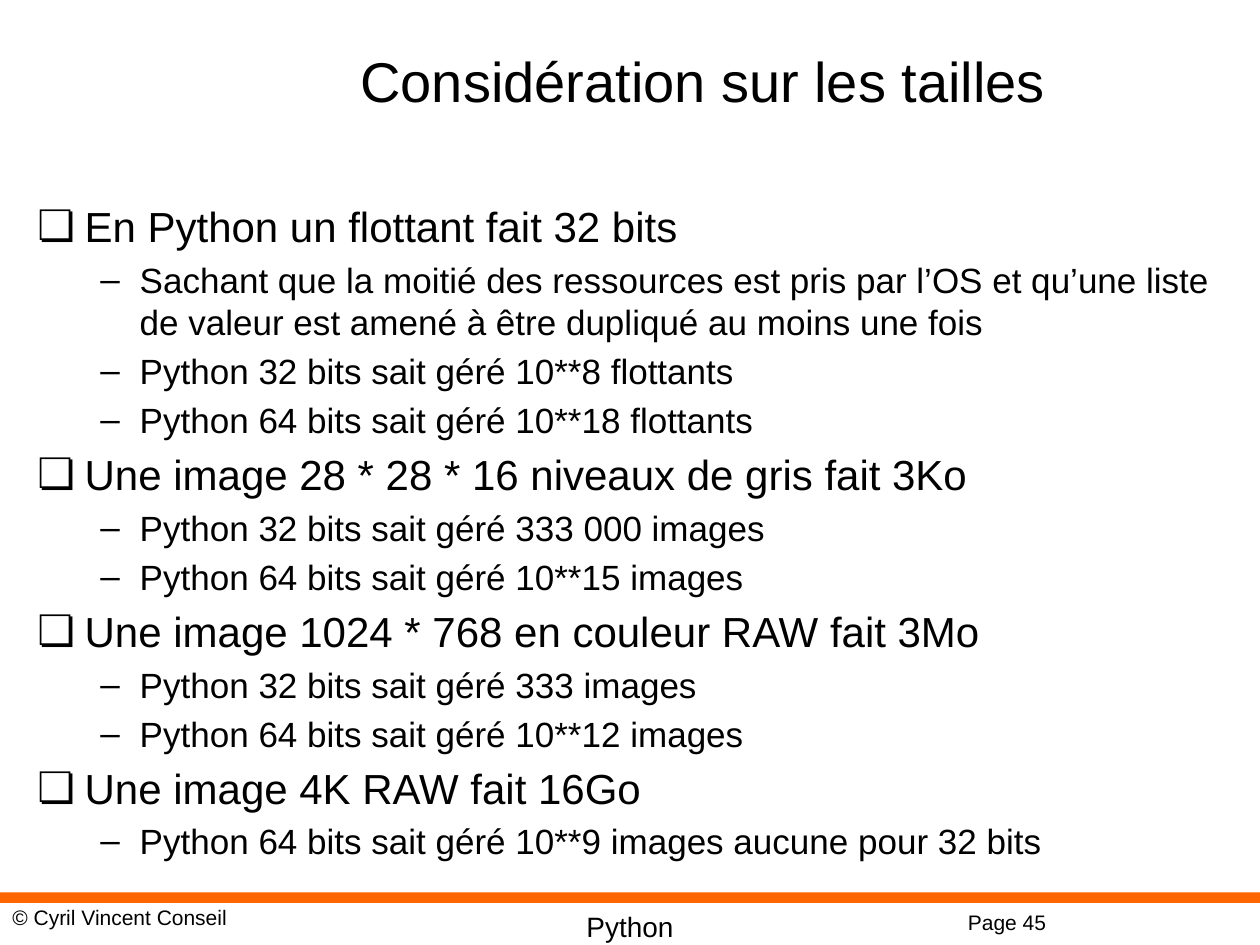
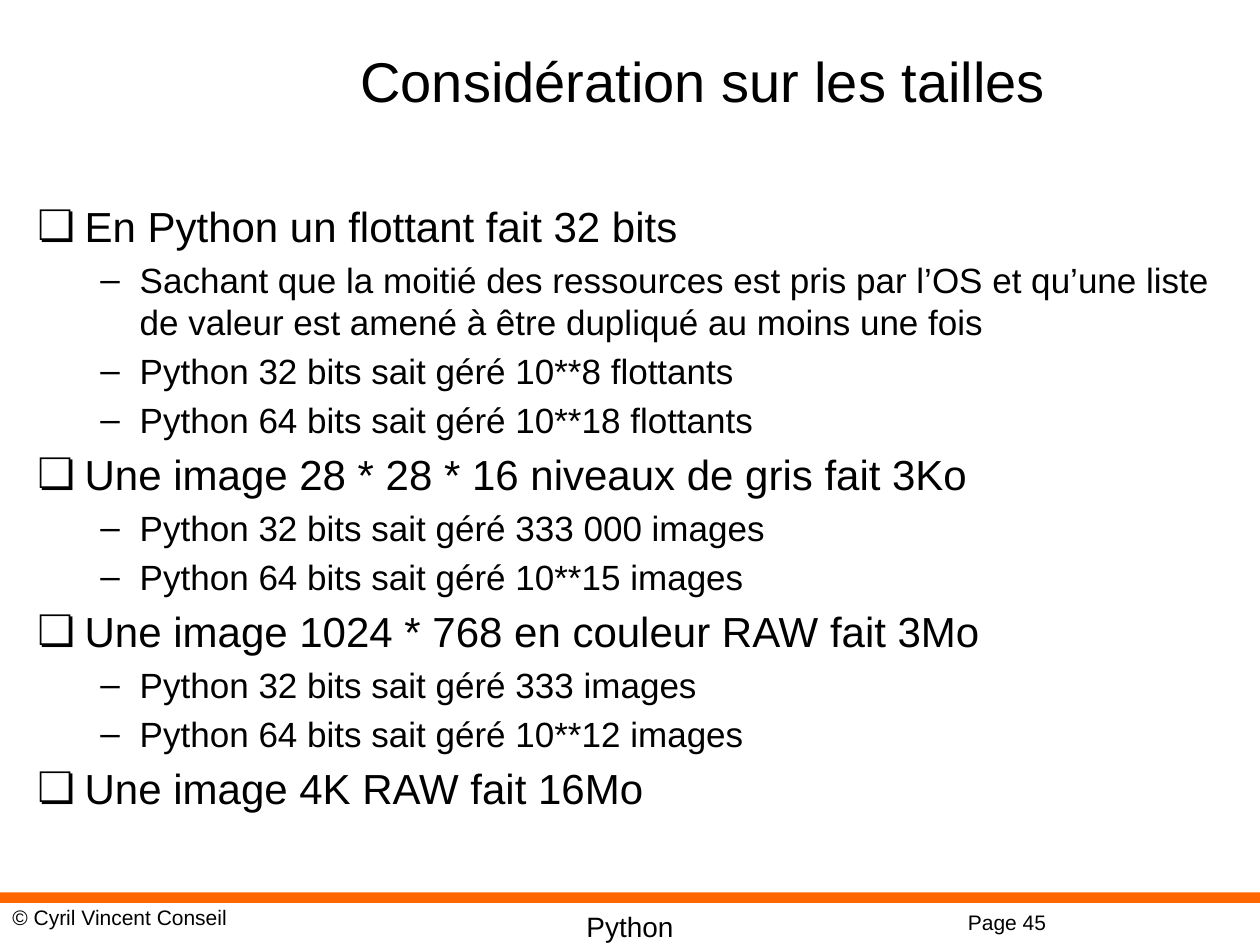
Before and after one commit to cyrilvincent/ML, a slide deck: slide 45 of PPT/MachineLearning11-MachineLearning.pptx. Drawn at 1260x945 pixels with LibreOffice and Linux fonts; fonts in the diff are those of the drawing; background and template pictures are left out. Boxes give left, top, right and bottom in pixels: in the first picture for what was removed or moved away, otherwise in the second. Text is boxed around its words. In the diff, an @@ line names an element or a change of style, - is before the commit and + after.

```diff
--- a/PPT/MachineLearning11-MachineLearning.pptx
+++ b/PPT/MachineLearning11-MachineLearning.pptx
@@ text at (x1=85, y1=773, x2=643, y2=812): text changed; size 20 to 24 pt @@
-❏ Une image 4K RAW fait 16Go
-  – Python 64 bits sait géré 10**9 images aucune pour 32 bits
+❏ Une image 4K RAW fait 16Mo
```
Also in this commit, not shown: 4 other files.
